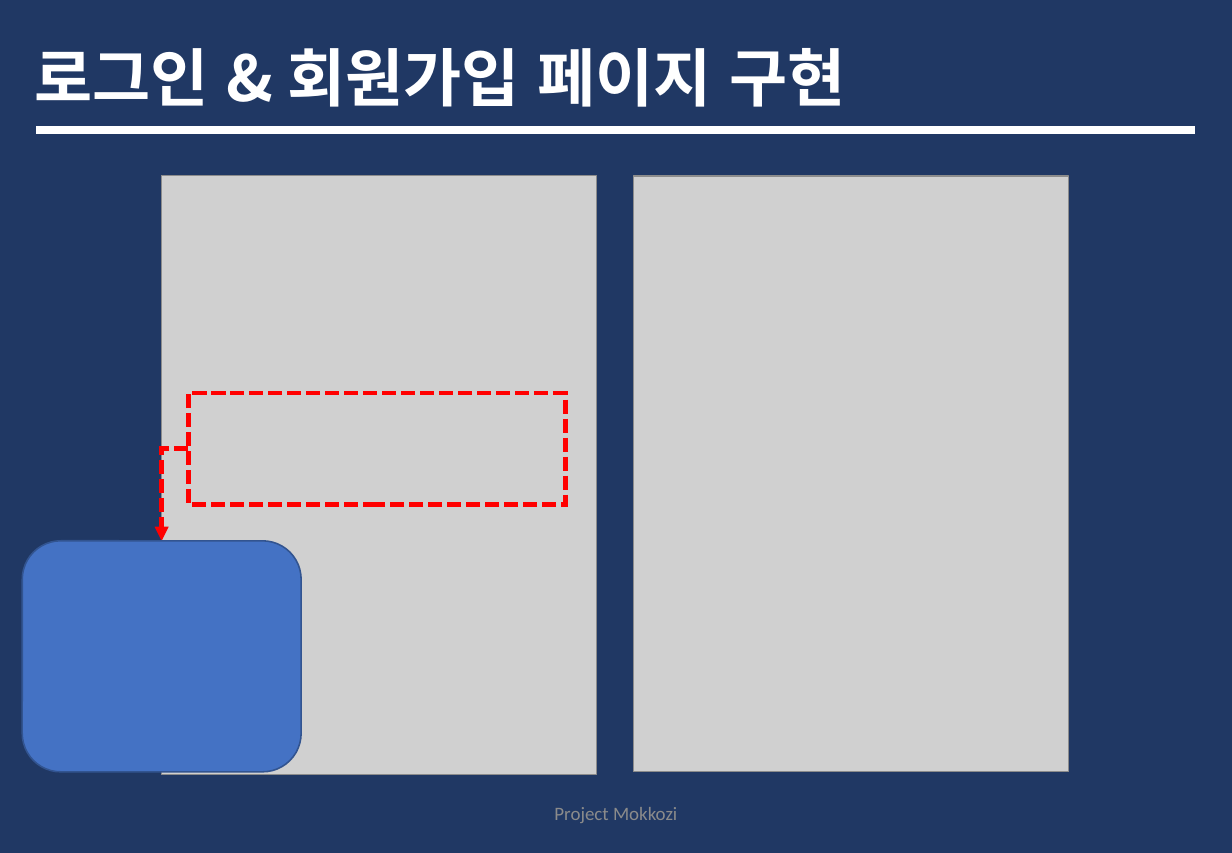
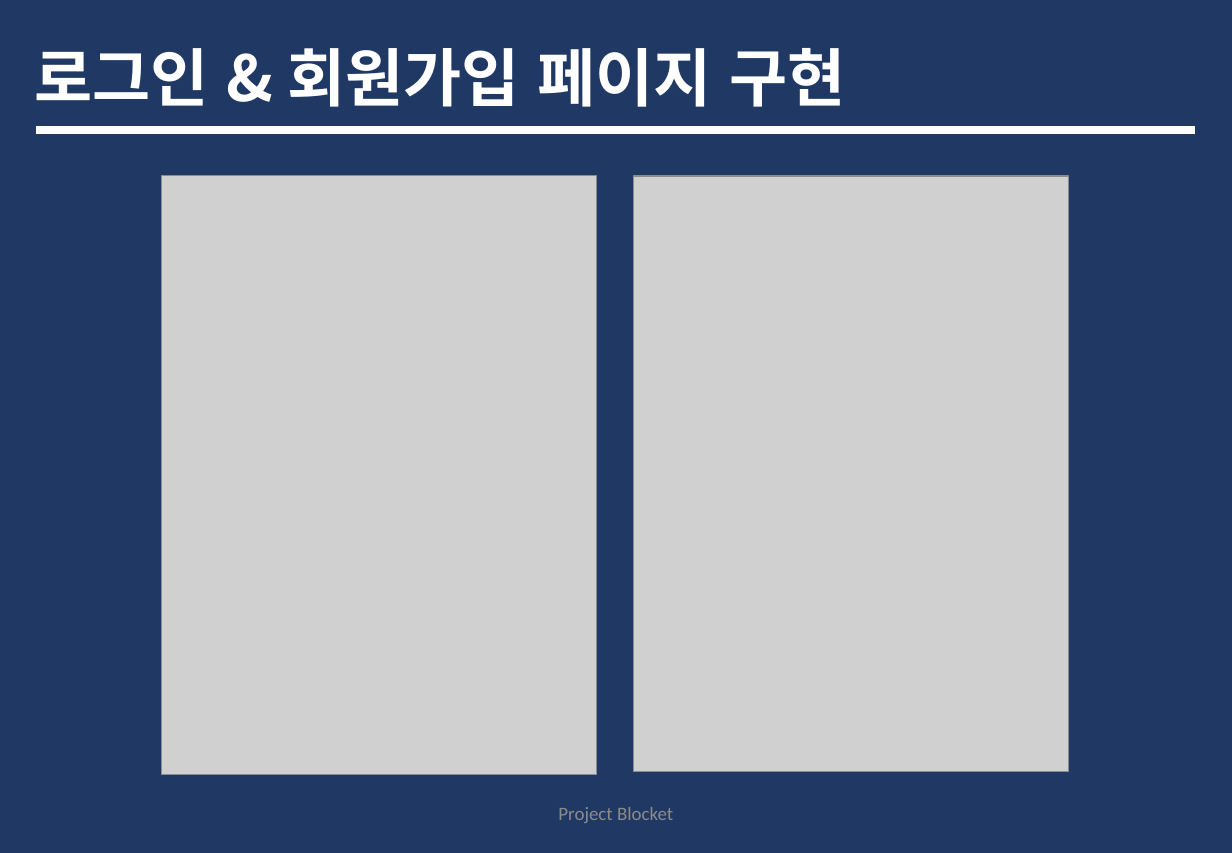
Before and after one commit to tofan0412/Algorithm, a slide deck: slide 15 of 취준/조웅현 포트폴리오.pptx (slide 14 before the commit). Drawn at 1232x853 pixels with LibreOffice and Linux fonts; fonts in the diff are those of the drawing; grey boxes stand for pictures. Boxes give left, top, right and bottom in pixels: in the first picture for what was removed or moved away, otherwise in the second. Text is boxed around its words. In the diff, an @@ line names an element or a change of style, - is before the commit and + after.

```diff
--- a/취준/조웅현 포트폴리오.pptx
+++ b/취준/조웅현 포트폴리오.pptx
@@ rectangle removed at (189, 394, 565, 505) @@
@@ elbow arrow removed from (189, 449) to (162, 540) @@
@@ rounded rectangle removed at (23, 540, 301, 771) @@
@@ text at (558, 807, 673, 823): text changed @@
-Project Mokkozi
+Project Blocket
```
Also in this commit, not shown: 13 other slides changed, 13 slides added.
